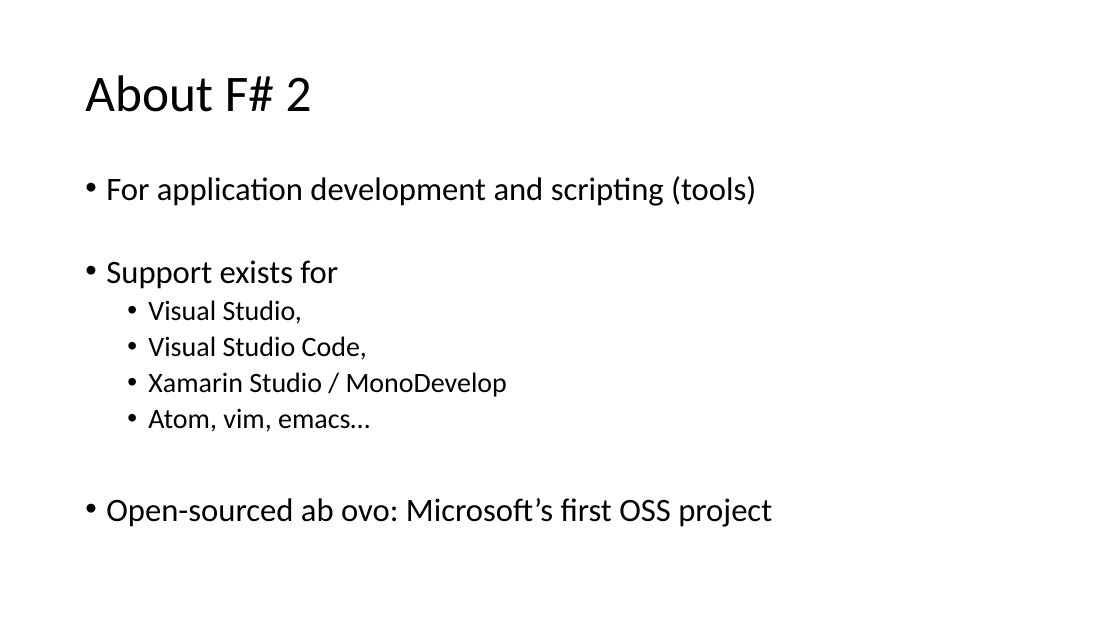
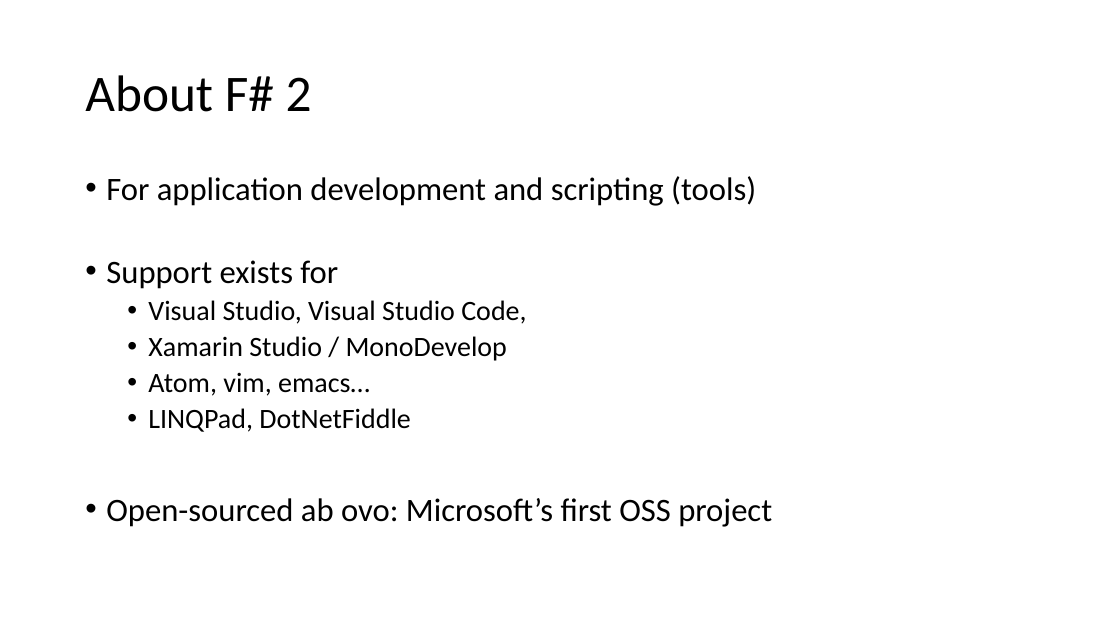
Before and after one commit to FoggyFinder/FSharpDemo, a slide deck: slide 3 of docs/FSharp.pptx. Drawn at 1120x630 pixels with LibreOffice and Linux fonts; fonts in the diff are those of the drawing. Boxes give left, top, right and bottom in pixels: in the first picture for what was removed or moved away, otherwise in the second. Text is boxed around its words. In the diff, an @@ line names an element or a change of style, - is before the commit and + after.

```diff
--- a/docs/FSharp.pptx
+++ b/docs/FSharp.pptx
@@ text at (148, 300, 526, 324): text changed @@
-  • Visual Studio,
-  • Visual Studio Code,
+  • Visual Studio, Visual Studio Code,
@@ text at (148, 408, 411, 432): paragraph added @@
+  • LINQPad, DotNetFiddle
```
Also in this commit, not shown: 2 other files.
